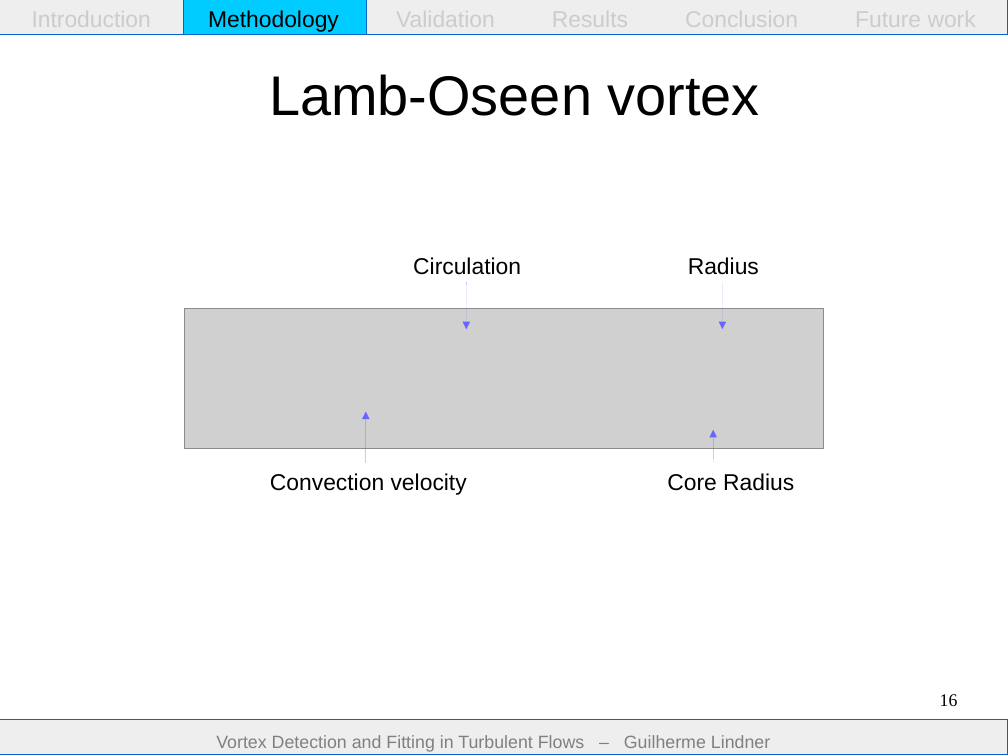
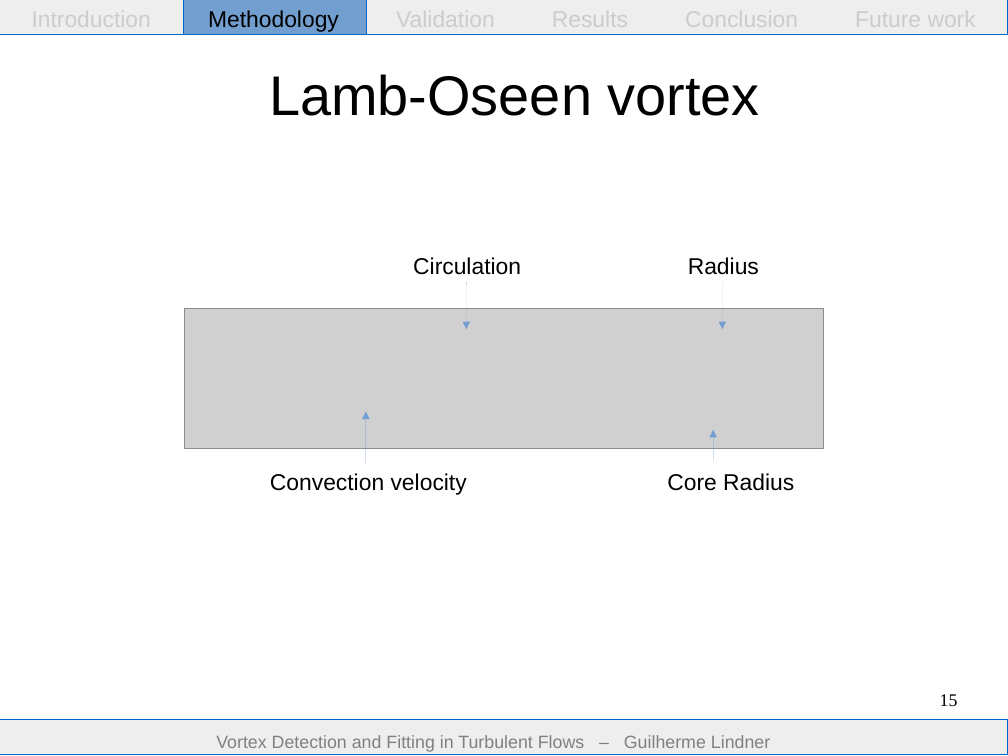
Before and after one commit to guilindner/VortexFitting, a slide deck: slide 15 of docs/report/presentation/presentation.odp (slide 16 before the commit). Drawn at 1008x756 pixels with LibreOffice and Linux fonts; fonts in the diff are those of the drawing; grey boxes stand for pictures. Boxes give left, top, right and bottom in pixels: in the first picture for what was removed or moved away, otherwise in the second. Text is boxed around its words. In the diff, an @@ line names an element or a change of style, - is before the commit and + after.

```diff
--- a/docs/report/presentation/presentation.odp
+++ b/docs/report/presentation/presentation.odp
@@ rectangle at bbox=[184, 0, 367, 35]: fill #00CCFF to #729FCF @@
@@ arrow (466, 282) - (466, 329): stroke #6666FF 0 pt to #729FCF 0 pt @@
@@ arrow (723, 282) - (723, 329): stroke #6666FF 0 pt to #729FCF 0 pt @@
@@ arrow (366, 463) - (366, 412): stroke #6666FF 0 pt to #729FCF 0 pt @@
@@ arrow (713, 463) - (713, 430): stroke #6666FF 0 pt to #729FCF 0 pt @@
@@ page number at bbox=[940, 694, 958, 706]: text changed @@
-16
+15
```
Also in this commit, not shown: 25 other slides changed, 1 other file.
